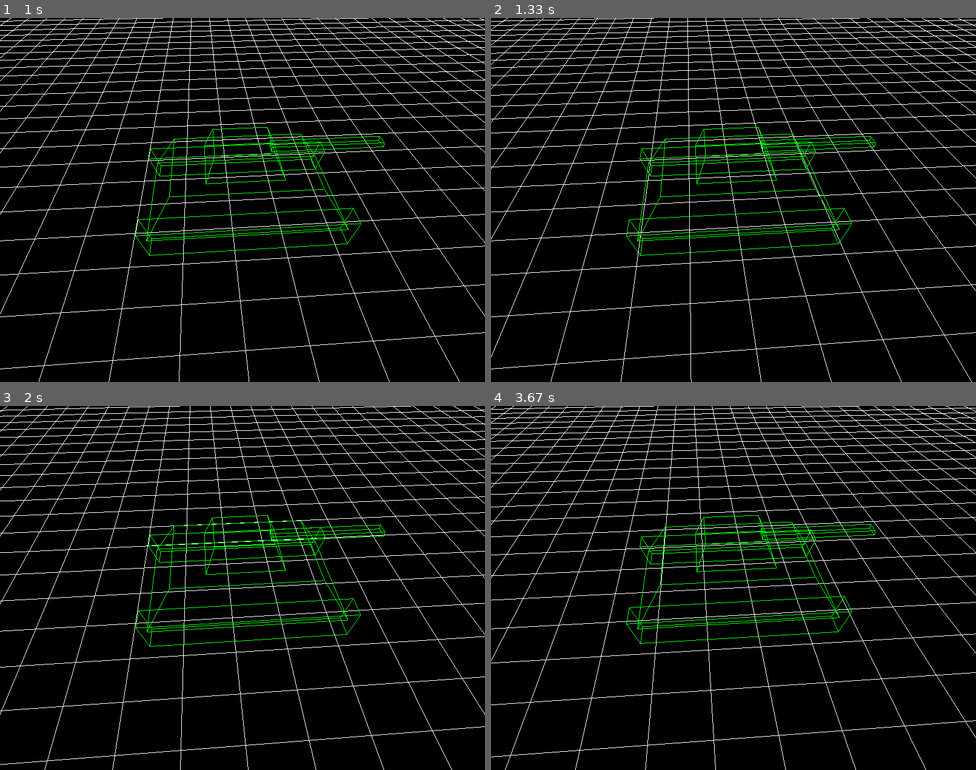
Above: before the commit, frames 1-4 (two rows, left to right).
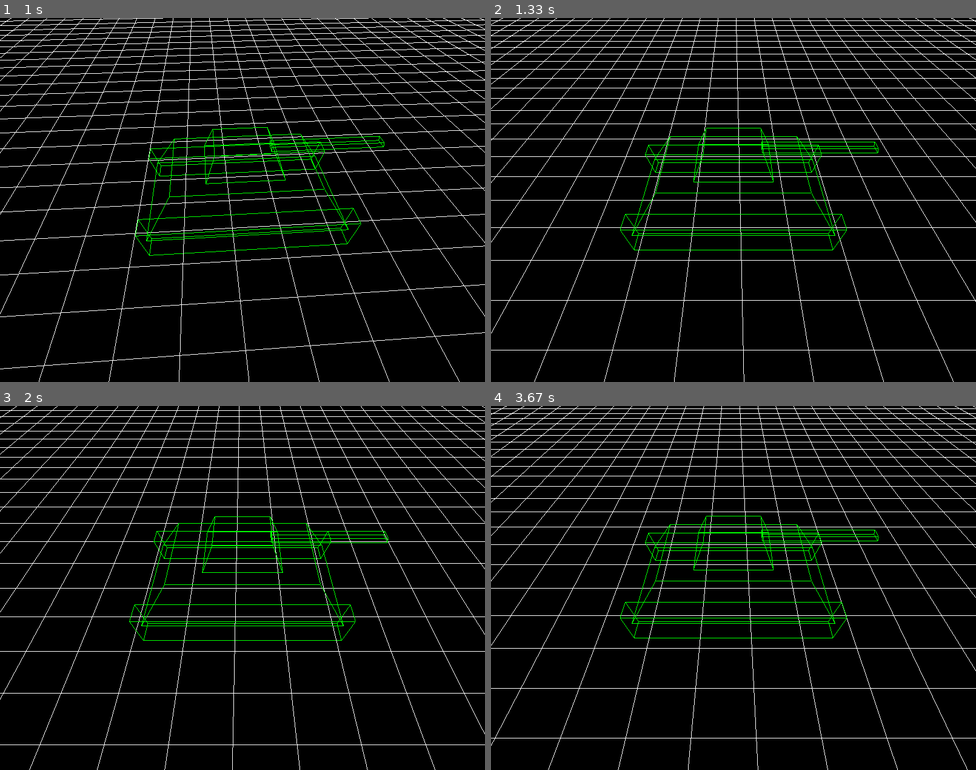
Above: after the commit, the same moments.

Repository: antonioam82/tank_controller
Game: pygame game, started from tank_demo_0.py
The game is run twice, just before and just after one commit, with the same random seed, the same clock (stepped at 60 frames per second) and the same inputs.
Inputs:
- Up to frame 1 (1 s): hold L 0.33-0.8 s; hold Right 0.33-0.8 s; tap T at 0.83 s
- Up to frame 2 (1.33 s): hold L from 1.17 s (still down); hold Right from 1.17 s (still down)
- Up to frame 3 (2 s): release L at 1.63 s; release Right at 1.63 s; tap F at 1.67 s
- Up to frame 4 (3.67 s): tap one key every 0.33 s from 2 s: Z G X L; hold Right from 3.33 s (still down)

Frame 1 is identical in both runs. In frame 2, 12% of the frame differs, in the area x 0-100%, y 0-100%; in frame 3, 11%; in frame 4, 12%.

Commit message:
Establecida parada en bordes y restablecimiento de vista con tecla 'l'

Diff:
--- a/tank_demo_0.py
+++ b/tank_demo_0.py
@@ -95,6 +95,7 @@
     y_tower = 0.0
     sc_y = 0.0
     scale = 1.0
+    direction = 'front'
 
     bullets = []
     bullet_speed = 0.5 #0.2
@@ -113,25 +114,43 @@
                     grid_mov_z = 0.05
                     grid_mov_x = 0.0
                     model_angle = 180
+                    direction = 'front'
 
                 elif e.key == K_DOWN:
                     grid_mov_z = -0.05
                     grid_mov_x = 0.0
                     model_angle = 0
+                    direction = 'back'
 
                 elif e.key == K_LEFT:
                     grid_mov_x = 0.05
                     grid_mov_z = 0.0
                     model_angle = -90
+                    direction = 'left'
 
                 elif e.key == K_RIGHT:
                     grid_mov_x = -0.05
                     grid_mov_z = 0.0
                     model_angle = 90
+                    direction = 'right'
 
                 elif e.key == K_c:
                     grid_mov_x = 0.0
                     grid_mov_z = 0.0
+
+                elif e.key == K_l:
+                       x = y = z = 0.0
+                       grid_mov_x = grid_mov_z = 0.0
+                       model_angle = 180
+                       y_tower = 0.0
+                       sc_y = 0.0
+                       scale = 1.0
+                       direction = 'front'
+                       glLoadIdentity()
+                       gluPerspective(45, (display[0] / display[1]), 0.1, 90.0)
+                       glTranslatef(0.0, 0.0, -10)
+                       glRotatef(35.0, 1.0, 0.0, 0.0)
+
 
                 # ===== DISPARO CORRECTO =====
                 elif e.key == K_y:
@@ -171,6 +190,20 @@
         # ===== ACTUALIZACIÓN =====
         x += grid_mov_x
         z += grid_mov_z
+
+        # ===== LIMITAR MOVIMIEMTO DENTRO DEL GRID =====
+        if x - 2 < (-grid_size - 0.1) or x + 2 > (grid_size + 0.1):
+            grid_mov_x = 0.0
+            if direction == 'left':
+                x -= 0.1
+            elif direction == 'right':
+                x += 0.1
+        elif z - 2 < (-grid_size - 0.1) or z + 2 > (grid_size + 0.1):
+            grid_mov_z = 0.0
+            if direction == 'front':
+                z -= 0.1
+            elif direction == 'back':
+                z += 0.1
 
         for b in bullets:
             b["pos"][0] += b["dir"][0] * bullet_speed
